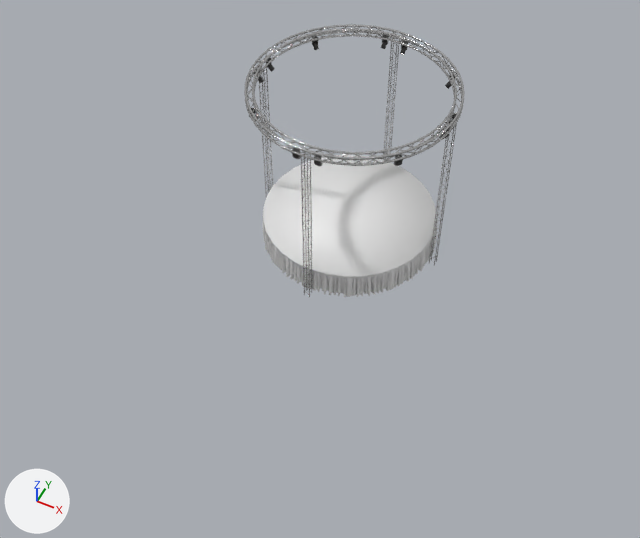
What one commit did to the Blender file circularstage.blend.
The view is the same before and after, from a 50 mm lens placed at (8.7, -19.8, 22.2), pointed at (0.3, -2.9, 1.1). Every picture has the same lights, and +X, +Y and +Z are marked at lower left.

The older version as bpy lines, for what is in view:
```python
ob_circle_001 = bpy.data.objects.new('Circle.001', me_circle_001)
ob_circle_001.location = (0.02, -0.08, 1.04)
ob_circle_001.scale = (2.93, 2.93, 2.93)
ob_curtain = bpy.data.objects.new('curtain', me_plane_002)
ob_curtain.location = (0.04, -0.04, 1.01)
ob_curtain.rotation_euler = (-1.569, 0.0, 0.0)  # degrees (-90, 0, 0)
ob_curtain.scale = (1.02, 0.229, 1.02)
ob_lighttorus = bpy.data.objects.new('LightTorus', me_torus_003)
ob_lighttorus.location = (0.0, 0.0, 5.93)
ob_lighttorus.scale = (3.5, 3.5, 3.5)
ob_plane = bpy.data.objects.new('Plane', me_plane_001)
ob_plane.location = (0.0, -0.65, 0.0)
ob_plane.scale = (7.44, 7.44, 7.44)
# also in view: 'trusses' at (0.0, 0.0, 6.0); 'vertical truss' at (0.0, 0.0, 2.9)
```
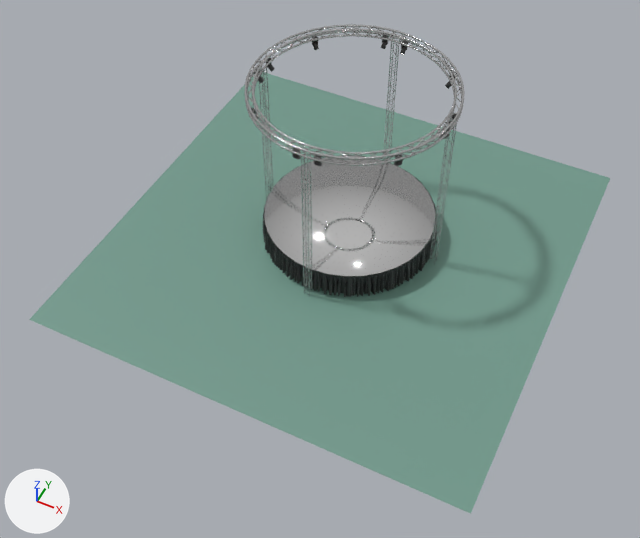
Commit message: feat: stage stand

The change, as JSON lines over the scene's bpy script:
```json
{"op": "add", "block": "mat_glass", "code": ["mat_glass = principled_material('glass')", "mat_glass.base_color = (0.0, 0.0, 0.0)  # black #000000", "mat_glass.metallic = 0.125", "mat_glass.roughness = 0.0818", "mat_glass.ior = 0.0", "mat_glass.transmission_weight = 0.161"]}
{"block": "me_plane_002", "where": "me_plane_002.from_pydata(...)  # 2754 vertices, 2626 faces; spans x -0.89..0.86, y 0.0..3.97, z -0.11..0.1"}
{"op": "add", "block": "me_plane_002", "code": "me_plane_002.materials.append(mat_softblack)  # black #343434"}
{"block": "me_circle_001", "where": "me_circle_001.from_pydata(...)  # 33 vertices, 32 faces; spans x -1.0..1.0, y -1.0..1.0, z 0.0"}
{"op": "add", "block": "me_circle_001", "code": "me_circle_001.materials.append(mat_glass)  # black #000000"}
{"op": "set", "path": "ob_circle_001.location", "old": "(0.02, -0.08, 1.04)", "new": "(0.03, -0.06, 1.02)"}
{"op": "set", "path": "ob_circle_001.scale", "old": "(2.93, 2.93, 2.93)", "new": "(2.9, 2.9, 2.9)"}
{"op": "remove", "block": "ob_plane", "code": "ob_plane.hide_set(True)"}
```

What differs and where, as boxes (x1, y1, x2, y2) in the pictures (640 x 538 px):
```json
{"object": "Plane", "change": "shown", "after": [29, 72, 610, 514]}
{"object": "Circle.001", "change": "recoloured, moved, rescaled", "before": [263, 155, 436, 277], "after": [264, 156, 435, 277]}
{"object": "curtain", "change": "recoloured", "before": [263, 155, 437, 297], "after": [263, 155, 437, 297], "on screen": "grey to black"}
```
